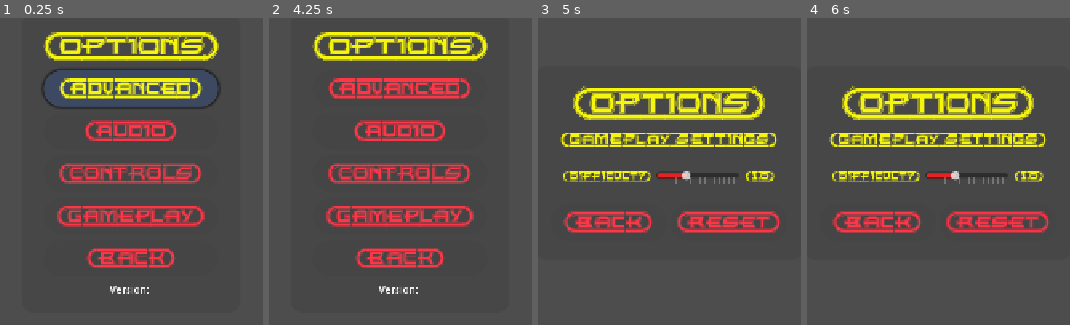
Above: before the commit, frames 1-4 (left to right).
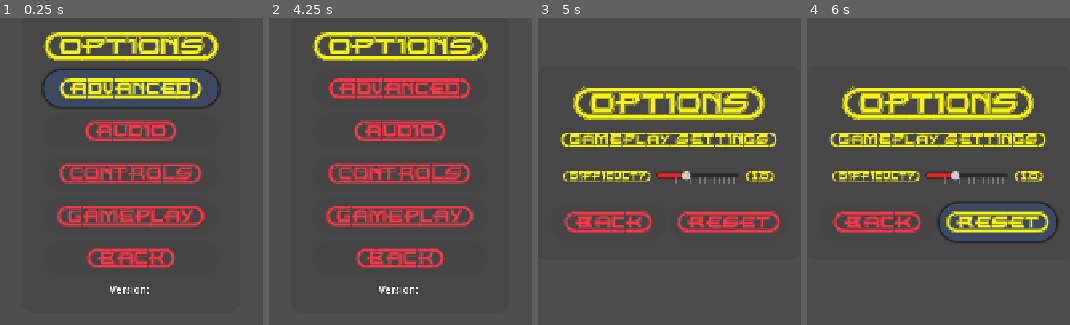
Above: after the commit, the same moments.

Repository: ikostan/SkyLockAssault
Game: Godot game, scene res://scenes/options_menu.tscn
Same seed, same stepped clock (60 frames per second), same inputs: the game is played once before the commit and once after it. This scene is started directly instead of the project's main scene. Video files are missing from this copy of the repository; at most half a second of black plays in their place. Sound files missing from this copy of the repository are replaced by a short silence.
Inputs (mouse positions are in pixels of both pictures, inside the frame that each line leads up to):
- Up to frame 1 (0.25 s): no input
- Up to frame 2 (4.25 s): click "{ADVANCED}" at 0.5 s; click "INFO" at 1.25 s; click "{BACK}" at 2 s; click "{AUDIO}" at 2.75 s; click "{BACK}" at 3.5 s
- Up to frame 3 (5 s): click "{GAMEPLAY}" at 4.25 s
- Up to frame 4 (6 s): click "{RESET}" at 5 s; move the mouse to (outside the picture) at 5.77 s; hold D (move_right) from 5.78 s (still down); hold Q (next_weapon) from 5.78 s (still down); click (outside the picture) at 5.92 s

Frames 1-3 are identical in both runs. In frame 4, 5.3% of the frame differs, in the area x 49-96%, y 60-74%.

Commit message:
Polish gameplay UI styles and restore focus
Adjust UI visuals and fix focus behavior when navigating between Gameplay and Options.

- Tweak gameplay panel style: increase shadow_size, replace empty styleboxes with StyleBoxFlat variants for focused states, and update font focus color to a bright yellow for better visibility.
- Wire focus flow: GameplaySettings now, when returning from Key Mapping, requests OptionsMenu to focus its Key Mapping button. Added OptionsMenu.grab_focus_on_gameplay_settings_button() which uses Globals.ensure_initial_focus to safely set focus.

These changes improve visual consistency for focused controls and ensure keyboard/gamepad focus is restored predictably after returning from the Key Mapping screen.

Diff:
--- a/scenes/gameplay_settings.tscn
+++ b/scenes/gameplay_settings.tscn
@@ -25,7 +25,7 @@
 corner_radius_top_right = 10
 corner_radius_bottom_right = 10
 corner_radius_bottom_left = 10
-shadow_size = 3
+shadow_size = 5
 
 [sub_resource type="StyleBoxFlat" id="StyleBoxFlat_yonr6"]
 bg_color = Color(0.2627451, 0.2627451, 0.2627451, 0.5882353)
@@ -49,9 +49,21 @@
 corner_radius_bottom_left = 40
 shadow_size = 5
 
-[sub_resource type="StyleBoxEmpty" id="StyleBoxEmpty_koe27"]
-
-[sub_resource type="StyleBoxEmpty" id="StyleBoxEmpty_a0ntd"]
+[sub_resource type="StyleBoxFlat" id="StyleBoxFlat_avrtf"]
+bg_color = Color(0.53333336, 0.6666667, 0.98039216, 0.3137255)
+corner_radius_top_left = 40
+corner_radius_top_right = 40
+corner_radius_bottom_right = 40
+corner_radius_bottom_left = 40
+shadow_size = 5
+
+[sub_resource type="StyleBoxFlat" id="StyleBoxFlat_5utqr"]
+bg_color = Color(0.53333336, 0.6666667, 0.98039216, 0.3137255)
+corner_radius_top_left = 40
+corner_radius_top_right = 40
+corner_radius_bottom_right = 40
+corner_radius_bottom_left = 40
+shadow_size = 5
 
 [node name="GameplaySettings" type="Control"]
 layout_mode = 3
@@ -166,7 +178,7 @@
 focus_neighbor_top = NodePath("../../DifficultyLevelContainer/DifficultyHSlider")
 focus_next = NodePath("../ResetButton")
 theme_override_colors/font_color = Color(0.99215686, 0.21568628, 0.2784314, 1)
-theme_override_colors/font_focus_color = Color(0.99215686, 0.21568628, 0.2784314, 1)
+theme_override_colors/font_focus_color = Color(0.9607843, 0.9607843, 0.050980393, 1)
 theme_override_colors/font_pressed_color = Color(0.9607843, 0.9607843, 0.050980393, 0.9019608)
 theme_override_colors/font_hover_color = Color(0.9607843, 0.9607843, 0.050980393, 1)
 theme_override_fonts/font = ExtResource("2_avrtf")
@@ -174,7 +186,7 @@
 theme_override_styles/normal = SubResource("StyleBoxFlat_yonr6")
 theme_override_styles/pressed = SubResource("StyleBoxFlat_koe27")
 theme_override_styles/hover = SubResource("StyleBoxFlat_a0ntd")
-theme_override_styles/focus = SubResource("StyleBoxEmpty_koe27")
+theme_override_styles/focus = SubResource("StyleBoxFlat_avrtf")
 text = "{BACK}"
 
 [node name="ResetButton" type="Button" parent="Panel/Controls/BtnContainer"]
@@ -185,7 +197,7 @@
 focus_neighbor_right = NodePath("../BackButton")
 focus_next = NodePath("../../DifficultyLevelContainer/DifficultyHSlider")
 theme_override_colors/font_color = Color(0.99215686, 0.21568628, 0.2784314, 1)
-theme_override_colors/font_focus_color = Color(1, 0.19607843, 0.2784314, 0.98039216)
+theme_override_colors/font_focus_color = Color(0.9607843, 0.9607843, 0.050980393, 1)
 theme_override_colors/font_pressed_color = Color(0.9607843, 0.9607843, 0.050980393, 0.9019608)
 theme_override_colors/font_hover_color = Color(0.9607843, 0.9607843, 0.050980393, 1)
 theme_override_fonts/font = ExtResource("2_avrtf")
@@ -193,5 +205,5 @@
 theme_override_styles/normal = SubResource("StyleBoxFlat_yonr6")
 theme_override_styles/pressed = SubResource("StyleBoxFlat_koe27")
 theme_override_styles/hover = SubResource("StyleBoxFlat_a0ntd")
-theme_override_styles/focus = SubResource("StyleBoxEmpty_a0ntd")
+theme_override_styles/focus = SubResource("StyleBoxFlat_5utqr")
 text = "{RESET}"
--- a/scripts/gameplay_settings.gd
+++ b/scripts/gameplay_settings.gd
@@ -178,6 +178,10 @@
 			prev_menu.visible = true
 			Globals.log_message("Showing menu: " + prev_menu.name, Globals.LogLevel.DEBUG)
 			hidden_menu_found = true
+
+			# NEW: When returning from Key Mapping menu → focus the Key Mapping button in Options
+			if prev_menu is OptionsMenu:
+				(prev_menu as OptionsMenu).grab_focus_on_gameplay_settings_button()
 
 	# Decoupled cleanup: Run if web and js_window available, but gate eval on js_bridge_wrapper
 	if os_wrapper.has_feature("web") and js_window:
--- a/scripts/options_menu.gd
+++ b/scripts/options_menu.gd
@@ -142,6 +142,22 @@
 	)
 
 
+## Called when returning from the Gameplay menu.
+## Focuses the Key Mapping button using the same safe helper as everywhere else.
+func grab_focus_on_gameplay_settings_button() -> void:
+	Globals.ensure_initial_focus(
+		gameplay_settings_button,
+		[
+			advanced_settings_button,
+			audio_settings_button,
+			key_mapping_button,
+			gameplay_settings_button,
+			options_back_button
+		],
+		"Options Menu (returned from Gameplay)"
+	)
+
+
 func _grab_first_button_focus() -> void:
 	## Finds the first visible/enabled Button in the container and hands it
 	## to the centralized focus helper. The helper will decide whether to
